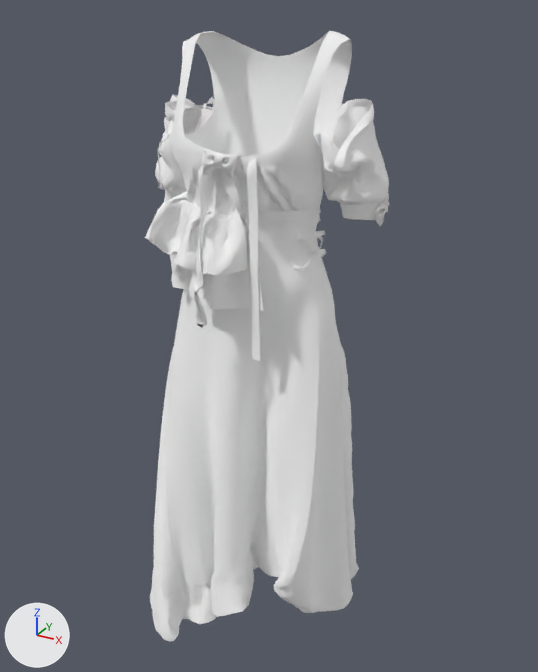
The glTF model assets/asset02.glb: old version first, new version second.
The view is the same before and after, from a camera (50 mm lens) standing at (0.689, -1.21, 1.625) and looking at (-0.003, 0.048, 0.996). Every picture has the same lights, and +X, +Y and +Z are marked at lower left. Where no turn or scale is listed for an object, it has been applied to the vertices.

In view in the first picture: 'Dirndl2'.
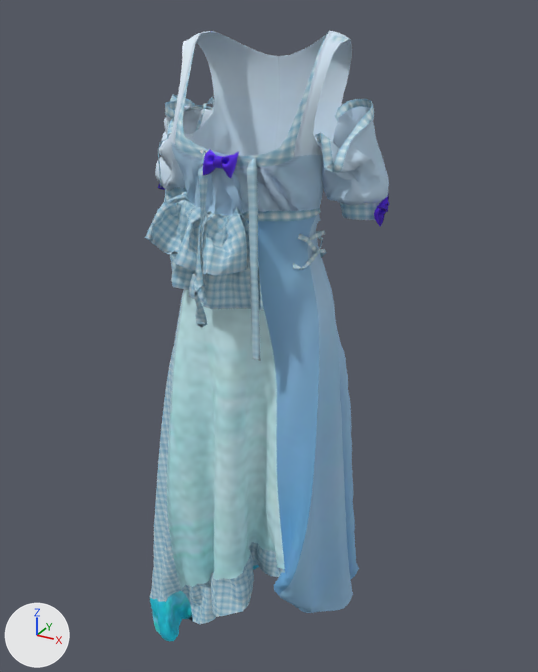
The newer file is also rescaled (x10.0), turned or shifted as a whole; pictures and numbers use the older file's frame.

Pixel boxes [x1, y1, x2, y2] of what changed, in the pictures (538 x 672 px):
'Dirndl2', surface changed (white to blue)
    both: [145, 31, 389, 641]

Diff of the bpy script that builds the scene:
```diff
--- a/assets/asset02.glb.py
+++ b/assets/asset02.glb.py
@@ img_dirndl2_diffuse @@
+img_dirndl2_diffuse = load_image('Dirndl2_diffuse', '_unpacked/Dirndl2_diffuse', 2432, 2432, 'sRGB')
@@ mat_fabric_3_front_2911171 @@
 mat_fabric_3_front_2911171 = principled_material('FABRIC_3_FRONT_2911171')
-mat_fabric_3_front_2911171.base_color = (1.0, 1.0, 1.0)  # white #ffffff
-mat_fabric_3_front_2911171.metallic = 1.0
-mat_fabric_3_front_2911171.roughness = 1.0
+mat_fabric_3_front_2911171.texture = img_dirndl2_diffuse
+mat_fabric_3_front_2911171.roughness = 0.821
@@ mat_fabric_4_front_2911178 @@
 mat_fabric_4_front_2911178 = principled_material('FABRIC_4_FRONT_2911178')
-mat_fabric_4_front_2911178.base_color = (1.0, 1.0, 1.0)  # white #ffffff
-mat_fabric_4_front_2911178.metallic = 1.0
-mat_fabric_4_front_2911178.roughness = 1.0
+mat_fabric_4_front_2911178.texture = img_dirndl2_diffuse
+mat_fabric_4_front_2911178.roughness = 0.821
@@ mat_fabric_2_front_2911164 @@
 mat_fabric_2_front_2911164 = principled_material('FABRIC_2_FRONT_2911164')
-mat_fabric_2_front_2911164.base_color = (1.0, 1.0, 1.0)  # white #ffffff
-mat_fabric_2_front_2911164.metallic = 1.0
-mat_fabric_2_front_2911164.roughness = 1.0
+mat_fabric_2_front_2911164.texture = img_dirndl2_diffuse
+mat_fabric_2_front_2911164.roughness = 0.695
@@ mat_material164094 @@
 mat_material164094 = principled_material('Material164094')
-mat_material164094.base_color = (1.0, 1.0, 1.0)  # white #ffffff
-mat_material164094.metallic = 1.0
-mat_material164094.roughness = 1.0
+mat_material164094.texture = img_dirndl2_diffuse
+mat_material164094.roughness = 0.953
```
